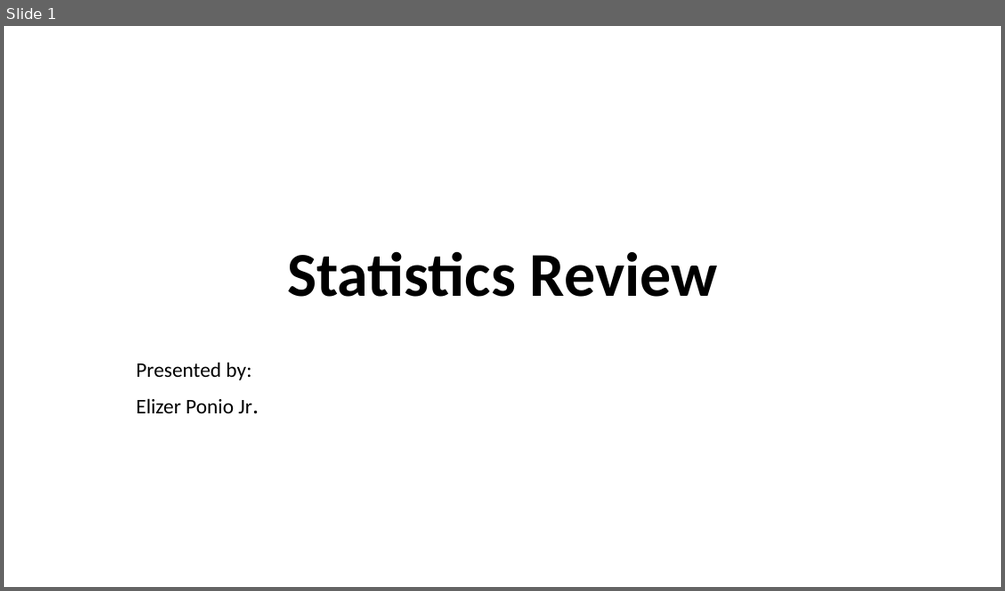
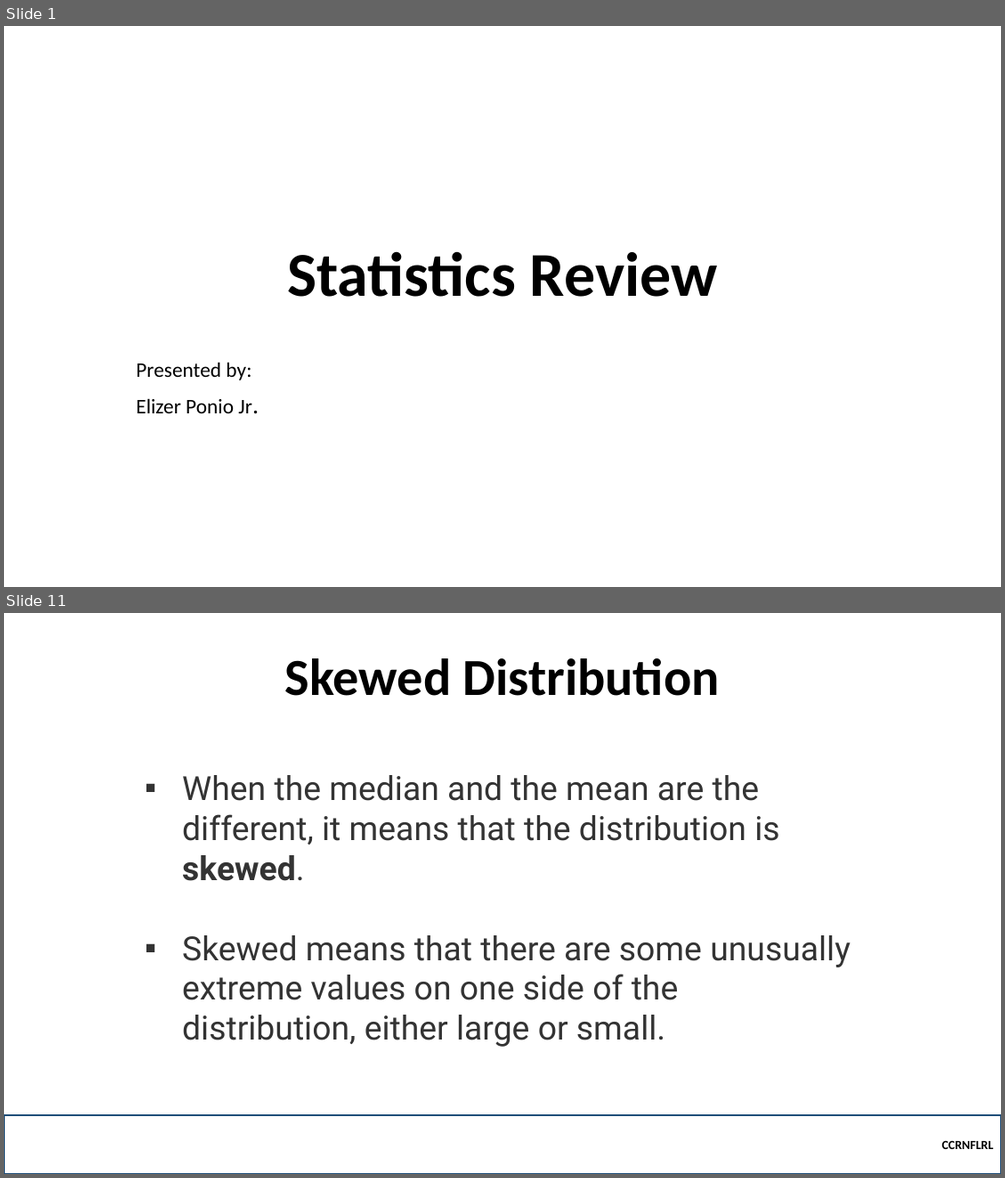
Before and after one commit to robitussin/CCRNFLRL, a slide deck: week_1/Statistics Review.pptx. Shown one above the other, each under a label of ours: slide 1 before the commit, slides 1 and 11 after it; the slides between them are not shown. The pictures are 1005x591 and 1005x1178 pixels, drawn with LibreOffice and Linux fonts; fonts in the diff are those of the drawing; background and template pictures are left out. Boxes give left, top, right and bottom in pixels: in the first picture for what was removed or moved away, otherwise in the second. Text is boxed around its words. In the diff, an @@ line names an element or a change of style, - is before the commit and + after.

```diff
--- a/week_1/Statistics Review.pptx
+++ b/week_1/Statistics Review.pptx
@@ slide 11 added at [4,613,1001,1174], background picture (left out) @@
@@ title added at [285,658,720,696], 50 pt, text #000000, bold @@
+Skewed Distribution
@@ text added at [182,775,850,1046], 32 pt, text #333333 @@
+▪ When the median and the mean are the different, it means that the distribution is skewed.
+▪ Skewed means that there are some unusually extreme values on one side of the distribution, either large or small.
@@ rectangle added at [4,1115,1001,1174], outline #1F4E79 2.25 pt, 12 pt, text #000000, bold @@
+CCRNFLRL
```
Also in this commit, not shown: 8 slides changed, 24 other slides added, 2 other files.
